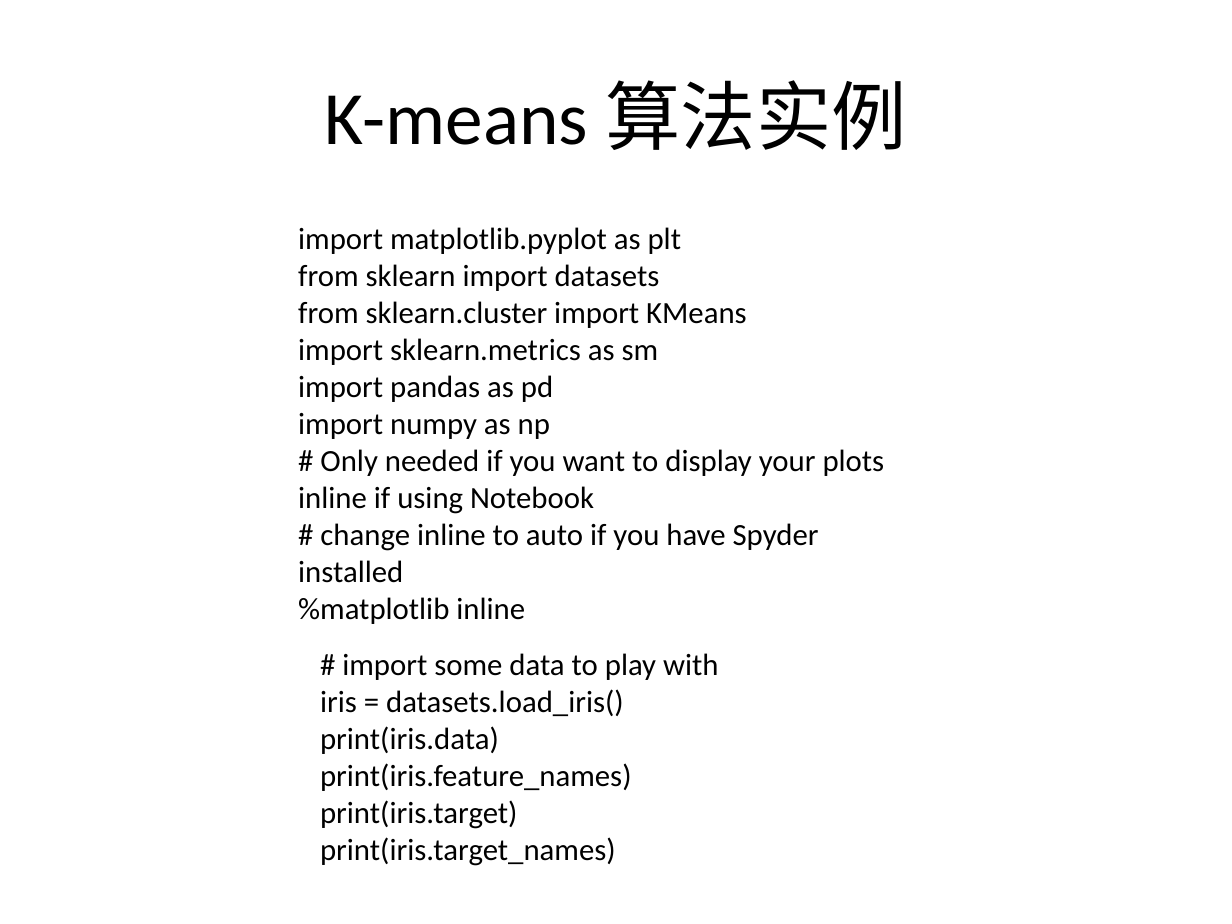
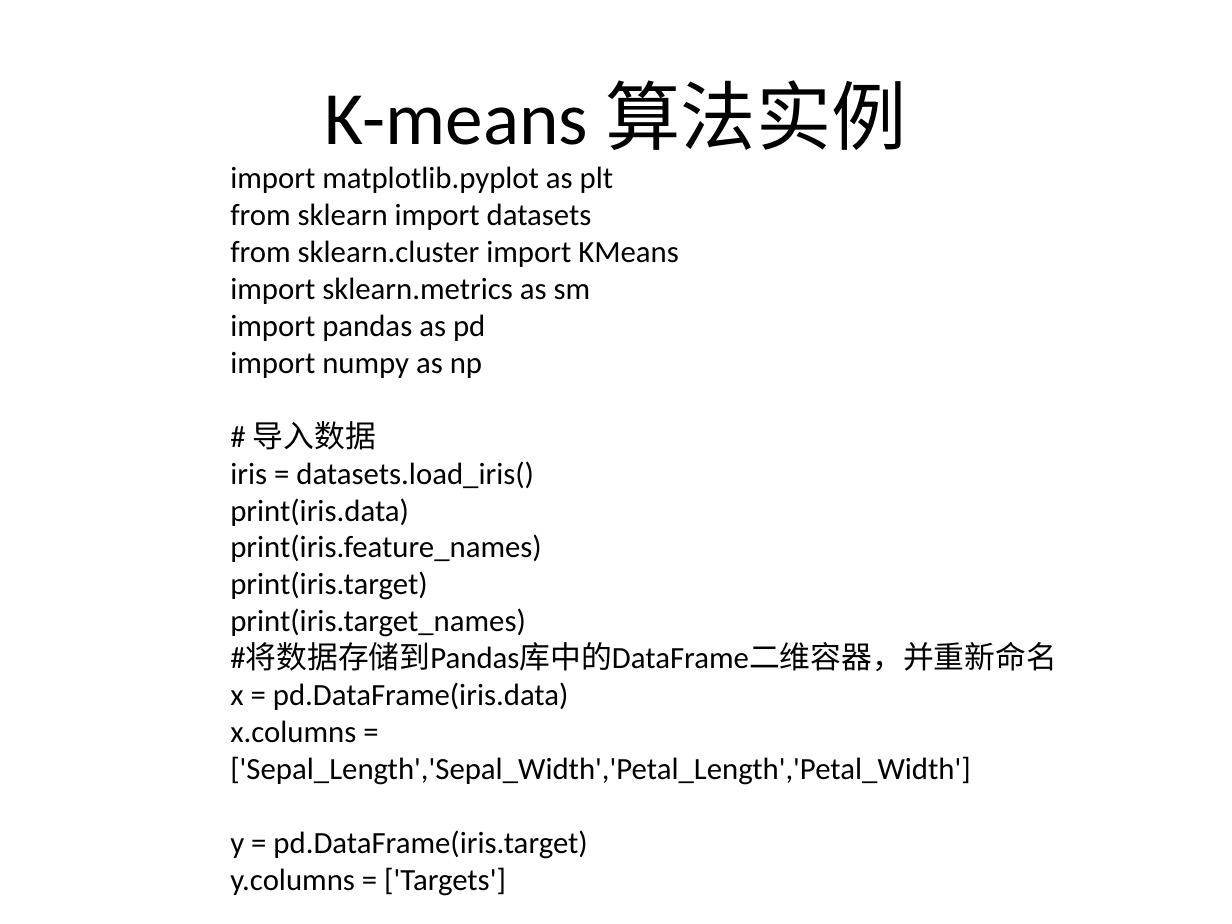
Before and after one commit to BattalionCommander/Python, a slide deck: slide 19 of cls_23聚类算法.ppt. Drawn at 1232x924 pixels with LibreOffice and Linux fonts; fonts in the diff are those of the drawing; background and template pictures are left out. Boxes give left, top, right and bottom in pixels: in the first picture for what was removed or moved away, otherwise in the second. Text is boxed around its words. In the diff, an @@ line names an element or a change of style, - is before the commit and + after.

```diff
--- a/cls_23聚类算法.ppt
+++ b/cls_23聚类算法.ppt
@@ text "import matplotlib.pyplot as plt": place and size @@
-text "import matplotlib.pyplot as plt" at bbox=[298, 227, 885, 624]
+text "import matplotlib.pyplot as plt" at bbox=[230, 166, 1057, 896]
@@ text at bbox=[230, 421, 1057, 896]: text changed @@
-# Only needed if you want to display your plots inline if using Notebook
-# change inline to auto if you have Spyder installed
-%matplotlib inline
+# 导入数据
+iris = datasets.load_iris()
+print(iris.data)
+print(iris.feature_names)
+print(iris.target)
+print(iris.target_names)
+#将数据存储到Pandas库中的DataFrame二维容器，并重新命名
+x = pd.DataFrame(iris.data)
+x.columns = ['Sepal_Length','Sepal_Width','Petal_Length','Petal_Width']
+y = pd.DataFrame(iris.target)
+y.columns = ['Targets']
@@ text removed at bbox=[320, 653, 718, 866] @@
-# import some data to play with
-iris = datasets.load_iris()
-print(iris.data)
-print(iris.feature_names)
-print(iris.target)
-print(iris.target_names)
```
Also in this commit, not shown: 8 other slides changed, 1 slide removed, 2 other files.
